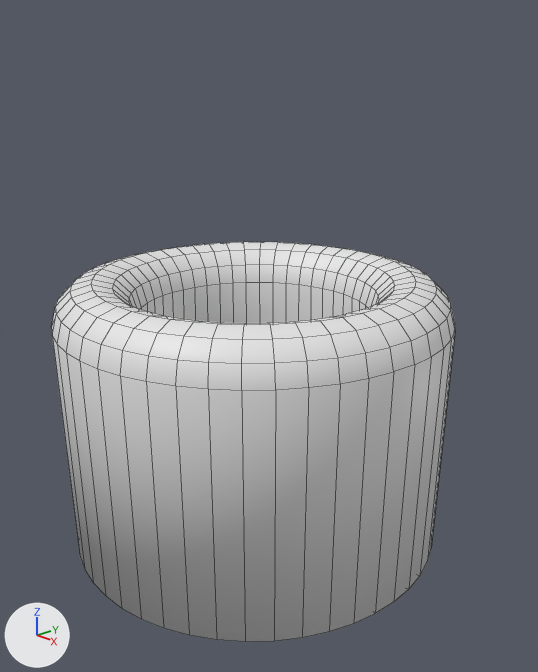
An edit to the Blender file client/models/tower/well.blend, drawn before and after from the same camera.
Camera for both pictures: a 50 mm lens placed at (3.38, -3.06, 2.89), pointed at (0.1, 0.04, 1.33). Every picture has the same lights, and +X, +Y and +Z are marked at lower left. Mesh edges are drawn as thin lines.
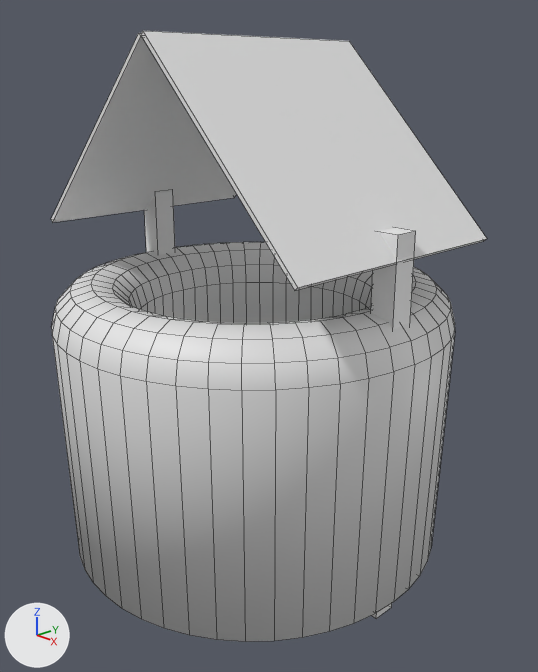
The newer file is also turned or shifted as a whole; pictures and numbers use the older file's frame.

Changed parts and their boxes (x1, y1, x2, y2) in the pictures (538 x 672 px):
```json
{"object": "Cube.002", "change": "added", "after": [51, 31, 487, 619]}
```

The change, as JSON lines over the scene's bpy script:
```json
{"op": "add", "block": "mat_material_002", "code": ["mat_material_002 = principled_material('Material.002')", "mat_material_002.base_color = (0.8, 0.8, 0.8)  # white #e7e7e7"]}
{"op": "add", "block": "me_cube_003", "code": ["me_cube_003 = bpy.data.meshes.new('Cube.003')", "me_cube_003.from_pydata(...)  # 32 vertices, 24 faces; spans x -29.1..1.1, y -10.7..10.2, z -1.0..1.8", "me_cube_003.materials.append(mat_material_002)  # its picture is missing"]}
{"op": "add", "block": "ob_cube_002", "code": ["ob_cube_002 = bpy.data.objects.new('Cube.002', me_cube_003)", "ob_cube_002.location = (1.076, 0.0, 0.993)", "ob_cube_002.scale = (0.0741, 0.0741, 1.16)"]}
```
